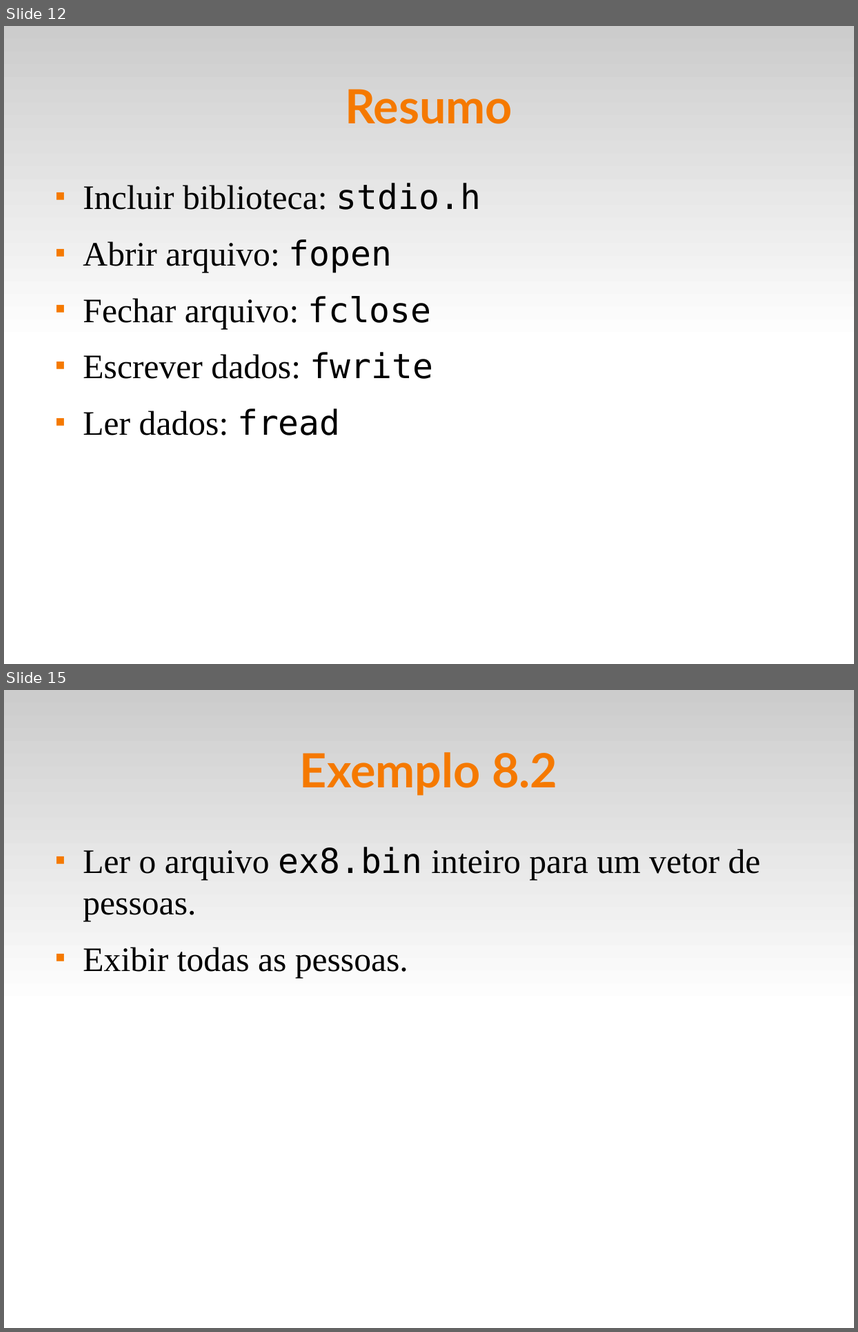
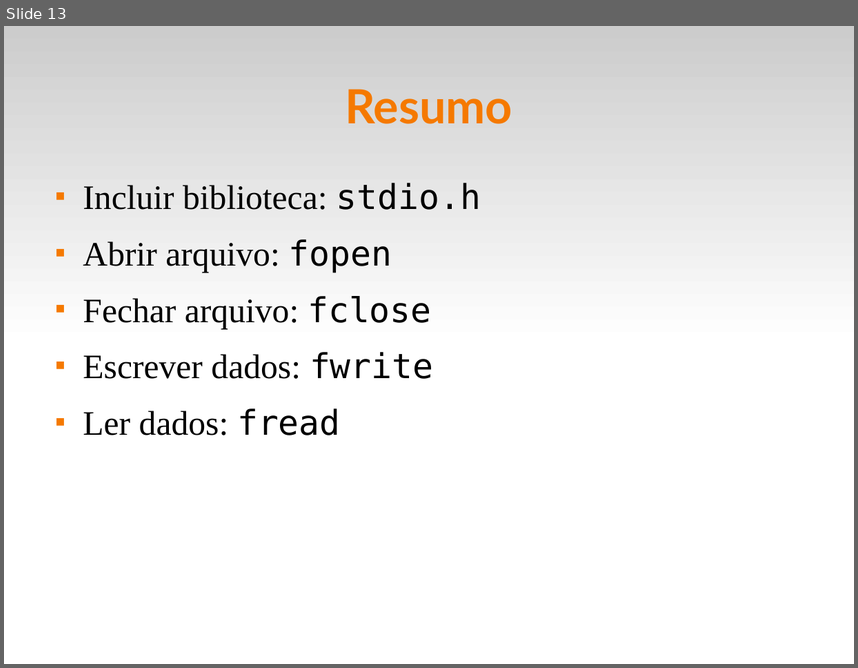
Before and after one commit to fsantanna-uerj/LP1, a slide deck: Slides/lp1-08-arquivos.odp. Shown one above the other, each under a label of ours: slides 12 and 15 before the commit, slide 13 after it; the slides between them are not shown. The pictures are 858x1332 and 858x668 pixels, drawn with LibreOffice and Linux fonts; fonts in the diff are those of the drawing. Boxes give left, top, right and bottom in pixels: in the first picture for what was removed or moved away, otherwise in the second. Text is boxed around its words. In the diff, an @@ line names an element or a change of style, - is before the commit and + after.

```diff
--- a/Slides/lp1-08-arquivos.odp
+++ b/Slides/lp1-08-arquivos.odp
@@ slide 15 removed at [4, 690, 854, 1328], background #FFFFFF; not listed: 1 template element that a slide beside it also shows @@
@@ title removed at [300, 752, 557, 796] @@
-Exemplo 8.2
@@ text removed at [83, 847, 761, 978] @@
-■ Ler o arquivo ex8.bin inteiro para um vetor de pessoas.
-■ Exibir todas as pessoas.
@@ what was slide 12 is now slide 13 @@
```
Also in this commit, not shown: 2 slides changed, 1 slide added, 7 other files.
